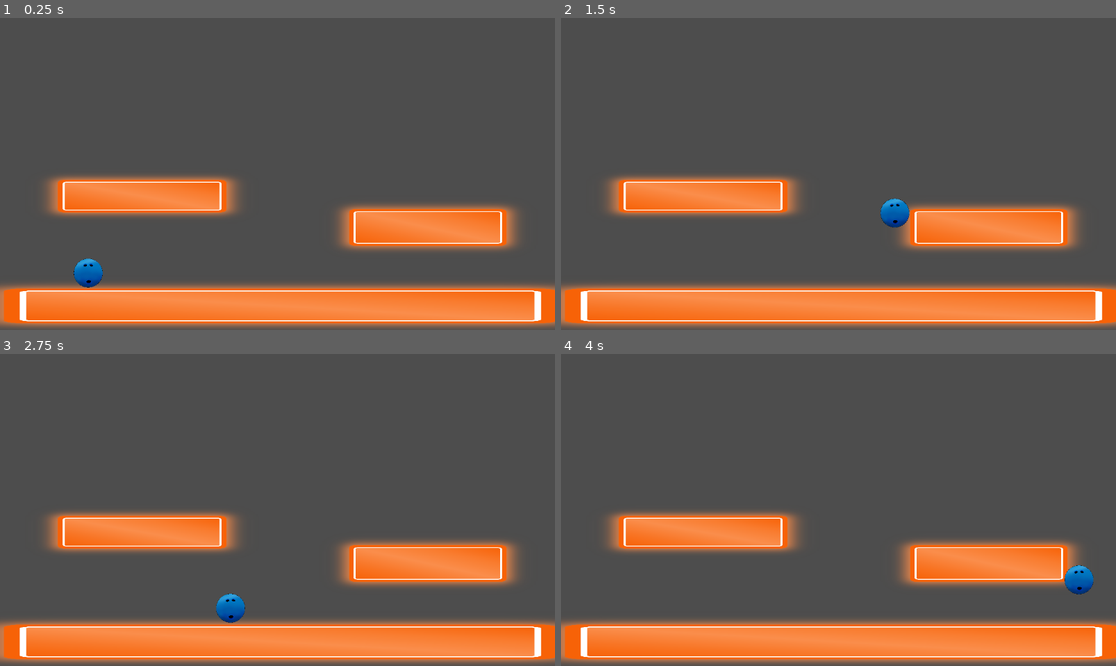
Above: before the commit, frames 1-4 (two rows, left to right).
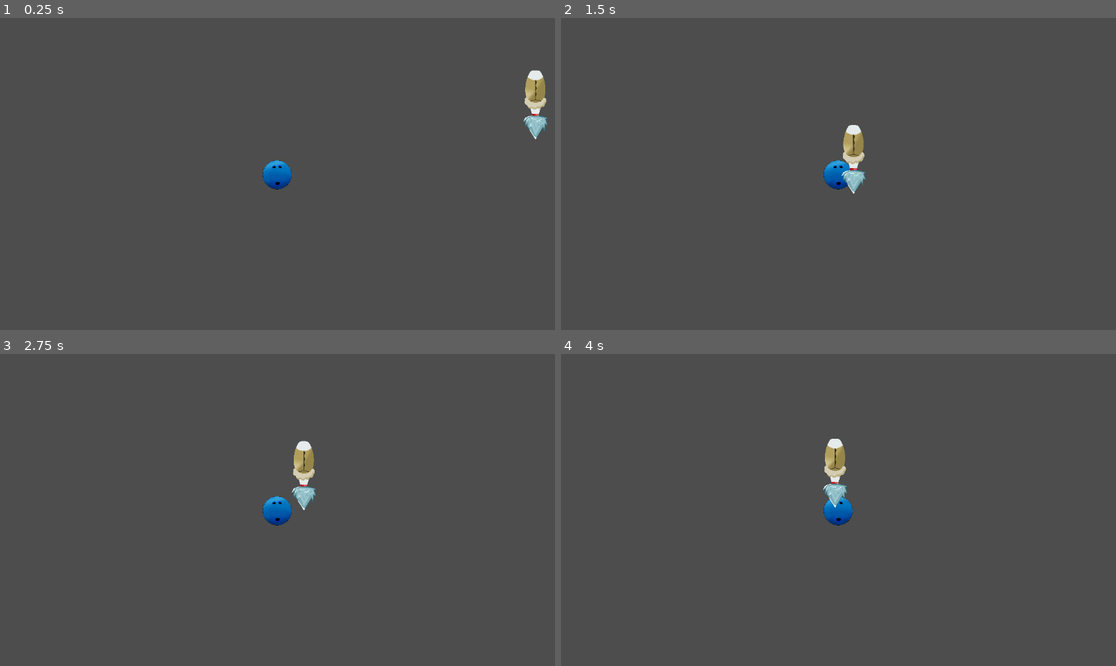
Above: after the commit, the same moments.

Repository: untitledfish/BowlingGame
Game: Godot game, scene res://Scenes/Maps/level__1.tscn
Same seed, same stepped clock (60 frames per second), same inputs: the game is played once before the commit and once after it. Before the commit the project starts from res://Scenes/Maps/TestMap.tscn.
Inputs:
- Up to frame 1 (0.25 s): no input
- Up to frame 2 (1.5 s): hold Shift (Run) 0.53-1.28 s; hold Right (ui_right) from 0.53 s (still down); tap Space at 0.77 s; tap Ctrl at 1.35 s
- Up to frame 3 (2.75 s): tap Space at 1.52 s; release Right (ui_right) at 2.03 s; hold Left (ui_left) from 2.03 s (still down); hold Shift (Run) from 2.03 s (still down)
- Up to frame 4 (4 s): release Left (ui_left) at 2.78 s; release Shift (Run) at 2.78 s; hold Right (ui_right) from 2.78 s (still down); tap Ctrl at 2.85 s; tap Space at 3.02, 3.77 s; hold Shift (Run) from 3.53 s (still down)

The runs differ from the first frame. In frame 1, 25% of the frame differs, in the area x 0-100%, y 16-100%; in frame 2, 25%; in frame 3, 25%, in the area x 0-100%, y 27-100%; in frame 4, 25%.

Commit message:
small changes and stuff

Diff:
--- a/Scenes/Characters/Enemies/Grunt1.tscn
+++ b/Scenes/Characters/Enemies/Grunt1.tscn
@@ -18,8 +18,8 @@
 script = ExtResource("1_fpi5k")
 
 [node name="Sprite2D" type="Sprite2D" parent="CharacterBody2D"]
-position = Vector2(0, 2)
-scale = Vector2(0.494512, 0.494512)
+position = Vector2(-1.13687e-13, 2.84217e-14)
+scale = Vector2(0.0505335, 0.0505335)
 texture = ExtResource("2_yvjh5")
 
 [node name="CollisionShape2D" type="CollisionShape2D" parent="CharacterBody2D"]
--- a/Scenes/Characters/Player/MainCharacter.tscn
+++ b/Scenes/Characters/Player/MainCharacter.tscn
@@ -6,7 +6,7 @@
 [sub_resource type="CircleShape2D" id="CircleShape2D_4d8f1"]
 radius = 31.0483
 
-[node name="MainCharacter" type="Node2D"]
+[node name="MainCharacter" type="Node2D" groups=["Player"]]
 
 [node name="CharacterBody2D" type="CharacterBody2D" parent="."]
 position = Vector2(-1, 2)
@@ -23,4 +23,7 @@
 [node name="DashCD" type="Timer" parent="CharacterBody2D"]
 one_shot = true
 
+[node name="Camera2D" type="Camera2D" parent="CharacterBody2D"]
+position = Vector2(1, -2)
+
 [connection signal="timeout" from="CharacterBody2D/DashCD" to="CharacterBody2D" method="_on_dash_cd_timeout"]
--- a/Scenes/Maps/level__1.tscn
+++ b/Scenes/Maps/level__1.tscn
@@ -1,6 +1,8 @@
-[gd_scene load_steps=24 format=3 uid="uid://dmcra16h1cd76"]
-
+[gd_scene load_steps=26 format=3 uid="uid://dmcra16h1cd76"]
+
+[ext_resource type="PackedScene" uid="uid://d34ota2o1pl6b" path="res://Scenes/Characters/Enemies/pincicle.tscn" id="2_03bh5"]
 [ext_resource type="PackedScene" uid="uid://cdanb0gsgn06m" path="res://Scenes/Characters/Player/MainCharacter.tscn" id="2_5nhqk"]
+[ext_resource type="PackedScene" uid="uid://bf08d2iyvt7nk" path="res://Scenes/Characters/Enemies/Grunt1.tscn" id="3_xbclb"]
 
 [sub_resource type="RectangleShape2D" id="RectangleShape2D_dksi4"]
 size = Vector2(8.65651, 5.01324)
@@ -85,7 +87,7 @@
 scale = Vector2(-0.0724183, -0.0210654)
 
 [node name="MainCharacter" parent="." instance=ExtResource("2_5nhqk")]
-position = Vector2(-388, 181)
+position = Vector2(258, 509)
 
 [node name="StaticBody2D2" type="StaticBody2D" parent="."]
 position = Vector2(-6, 0)
@@ -296,3 +298,9 @@
 [node name="Sprite2D" type="Sprite2D" parent="StaticBody2D22"]
 position = Vector2(4358, 666)
 scale = Vector2(1, 9.83264)
+
+[node name="Pincicle" parent="." instance=ExtResource("2_03bh5")]
+position = Vector2(793, 299)
+
+[node name="Grunt1" parent="." instance=ExtResource("3_xbclb")]
+position = Vector2(990, 1169)
--- a/project.godot
+++ b/project.godot
@@ -11,7 +11,7 @@
 [application]
 
 config/name="Bowling"
-run/main_scene="res://Scenes/Maps/TestMap.tscn"
+run/main_scene="res://Scenes/Maps/level__1.tscn"
 config/features=PackedStringArray("4.3", "GL Compatibility")
 config/icon="res://icon.svg"
 
